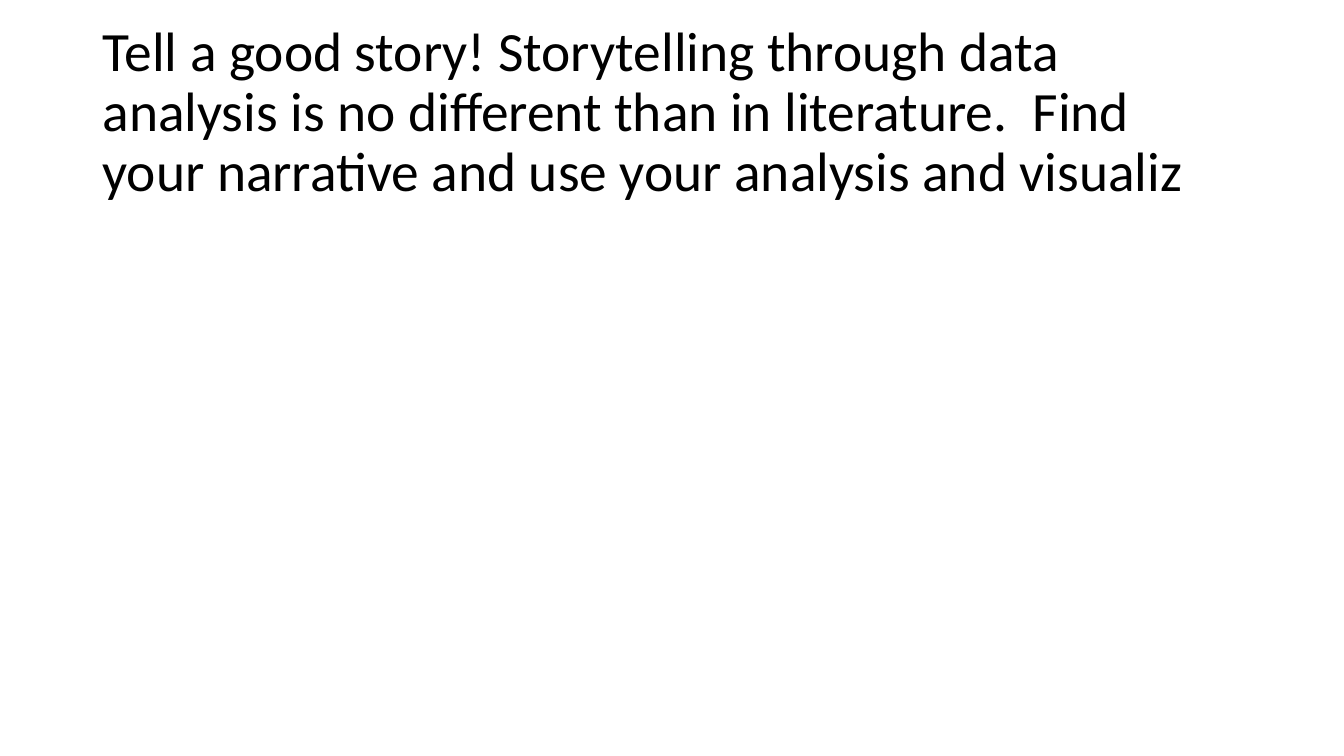
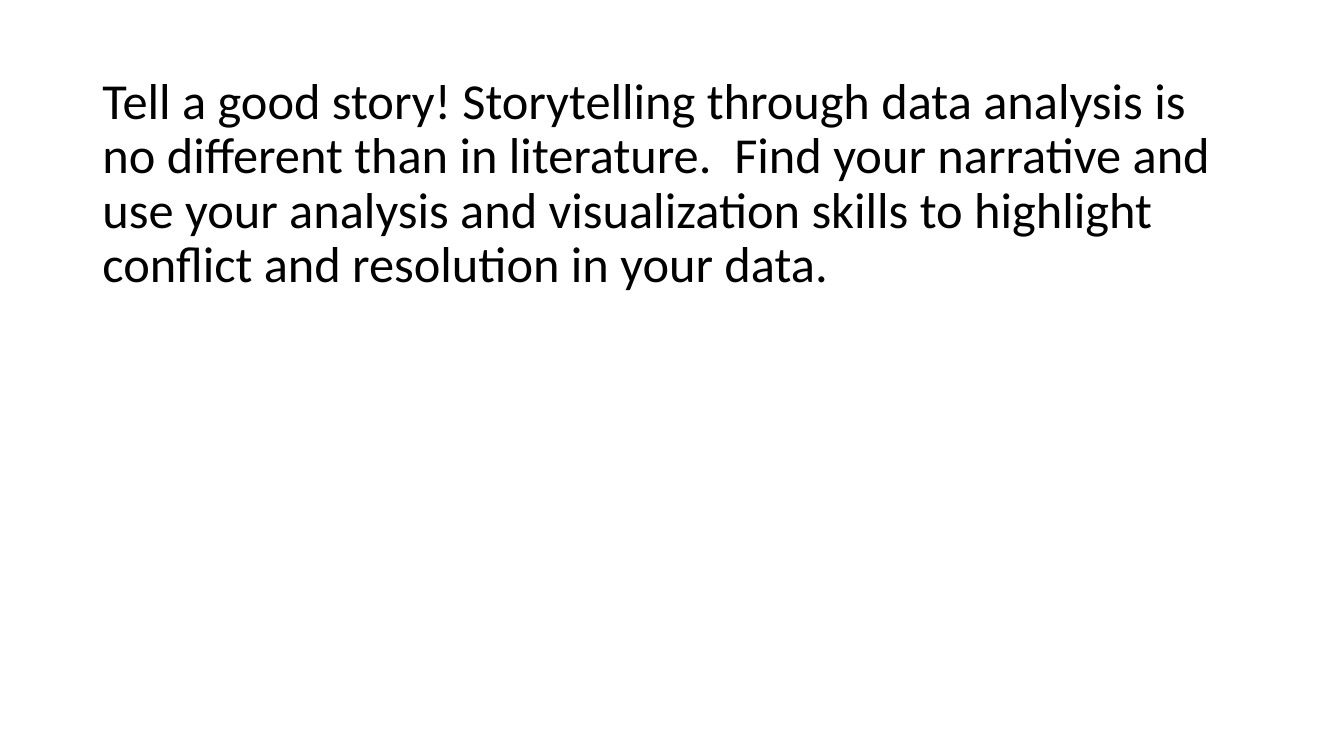
Before and after one commit to nicholasiii/GroupAssignement1, a slide deck: slide 19 of Group 2.pptx (slide 9 before the commit). Drawn at 1344x756 pixels with LibreOffice and Linux fonts; fonts in the diff are those of the drawing. Boxes give left, top, right and bottom in pixels: in the first picture for what was removed or moved away, otherwise in the second. Text is boxed around its words. In the diff, an @@ line names an element or a change of style, - is before the commit and + after.

```diff
--- a/Group 2.pptx
+++ b/Group 2.pptx
@@ title at bbox=[102, 84, 1210, 290]: text changed; size 39.6 to 36 pt @@
-Tell a good story! Storytelling through data analysis is no different than in literature. Find your narrative and use your analysis and visualiz
+Tell a good story! Storytelling through data analysis is no different than in literature. Find your narrative and use your analysis and visualization skills to highlight conflict and resolution in your data.
```
Also in this commit, not shown: 6 other slides changed, 10 slides added, 4 other files.
